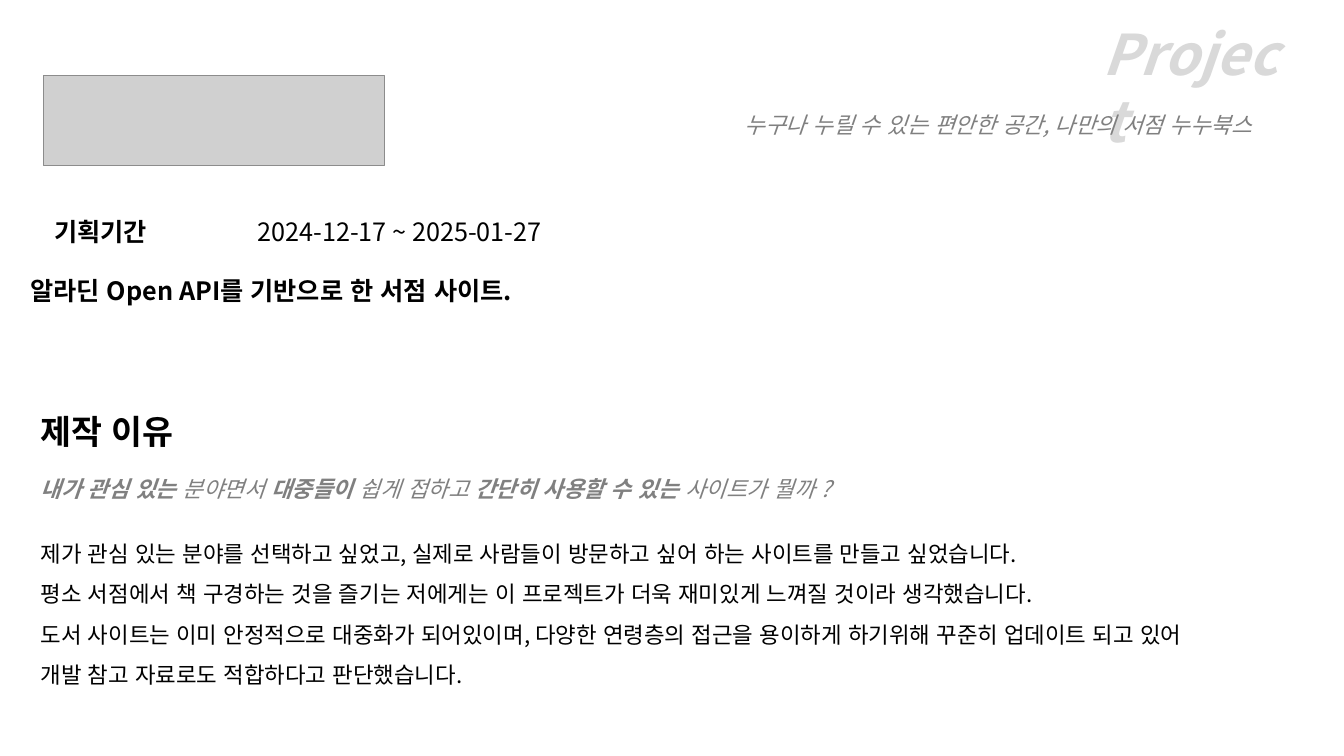
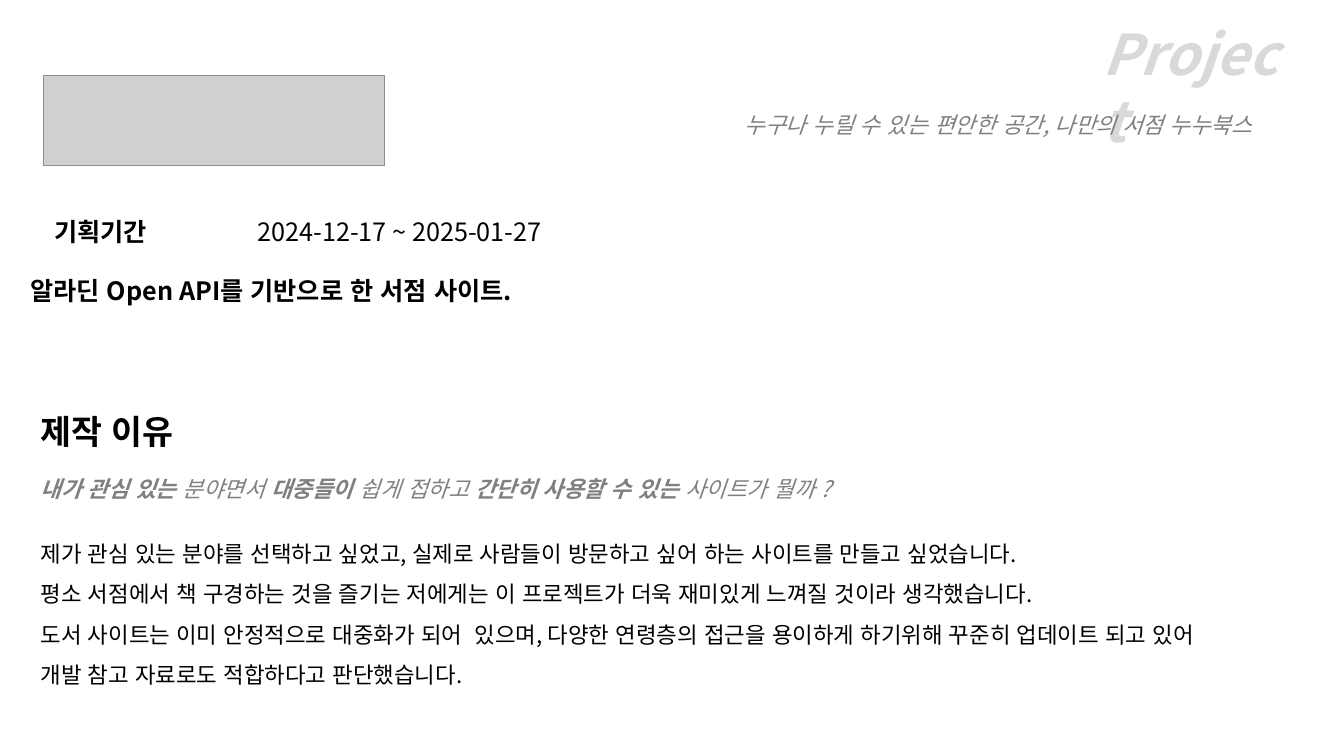
Before and after one commit to jhb0430/nunubooks, a slide deck: slide 2 of nunubooks 포트폴리오.pptx. Drawn at 1344x756 pixels with LibreOffice and Linux fonts; fonts in the diff are those of the drawing; grey boxes stand for pictures. Boxes give left, top, right and bottom in pixels: in the first picture for what was removed or moved away, otherwise in the second. Text is boxed around its words. In the diff, an @@ line names an element or a change of style, - is before the commit and + after.

```diff
--- a/nunubooks 포트폴리오.pptx
+++ b/nunubooks 포트폴리오.pptx
@@ text at bbox=[41, 624, 1194, 647]: text changed @@
-도서 사이트는 이미 안정적으로 대중화가 되어있이며, 다양한 연령층의 접근을 용이하게 하기위해 꾸준히 업데이트 되고 있어
+도서 사이트는 이미 안정적으로 대중화가 되어 있으며, 다양한 연령층의 접근을 용이하게 하기위해 꾸준히 업데이트 되고 있어
```
Also in this commit, not shown: 12 other slides changed, 3 slides added, 1 other file.
